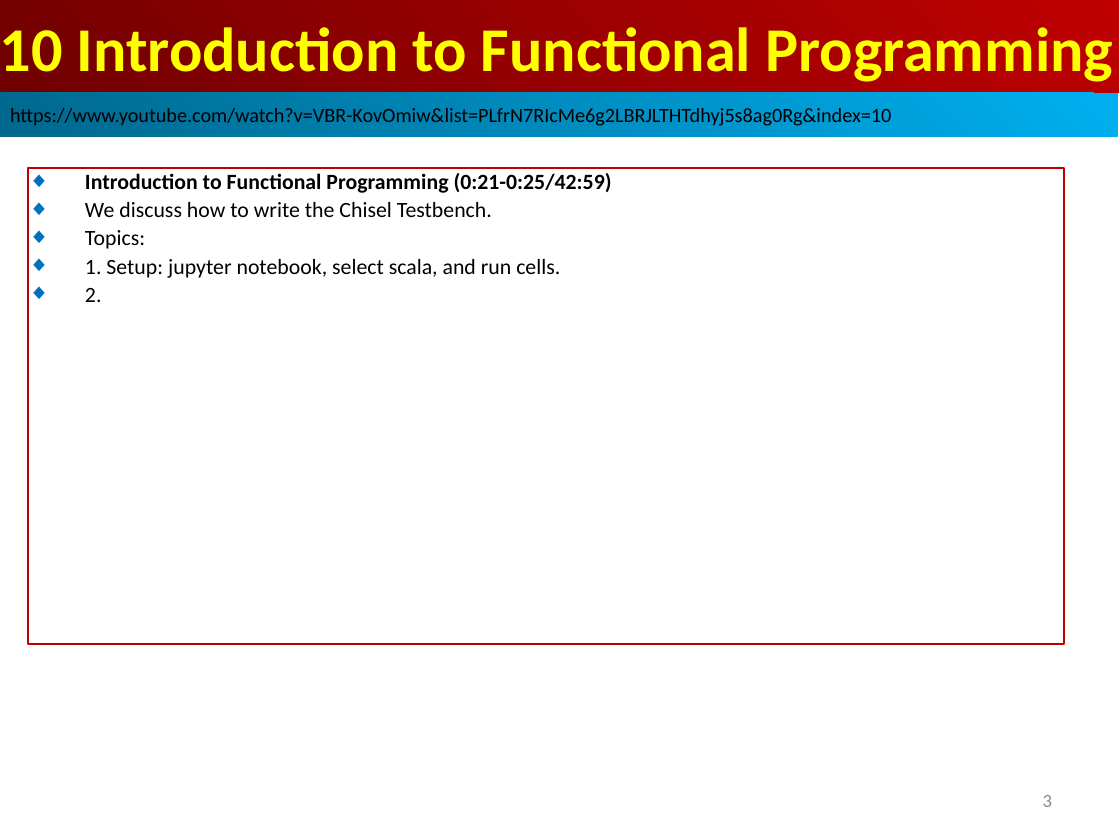
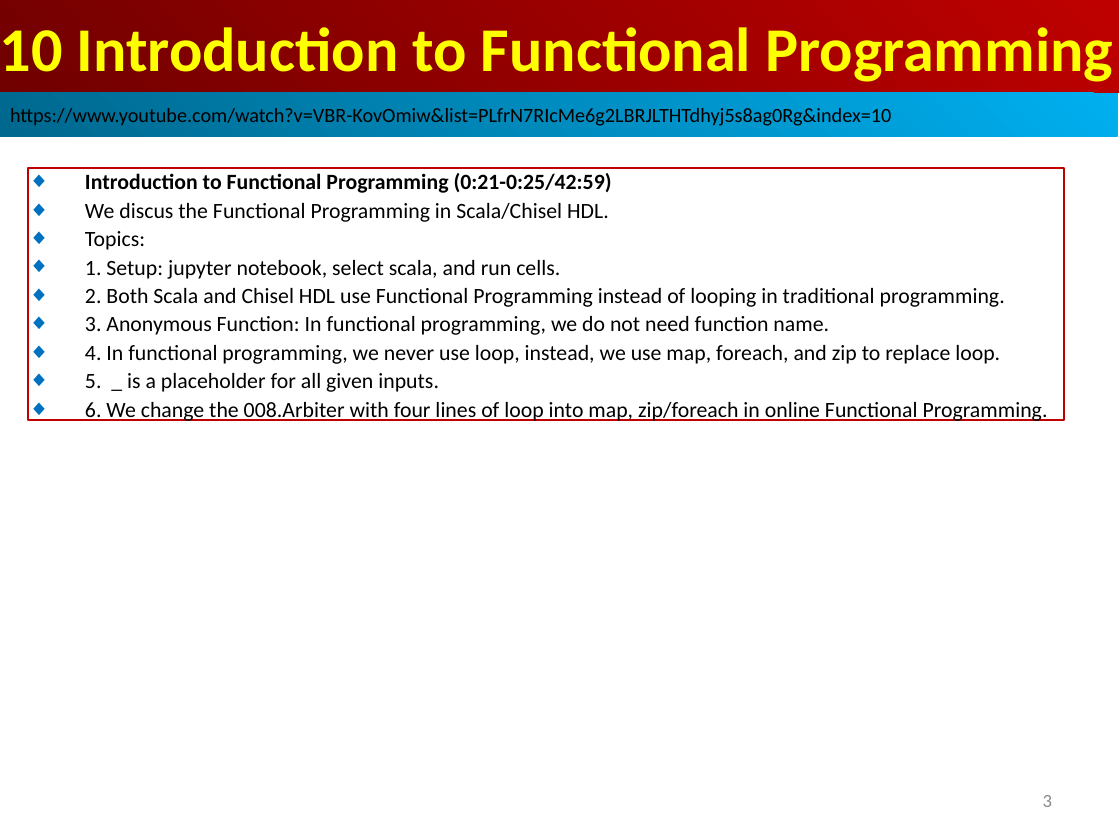
Before and after one commit to peterhchen/AIU_CS800_Chisel, a slide deck: slide 3 of 500_UCSC_HWD/010_IntroFP/000_Video/010.IntroFP.ppt. Drawn at 1120x840 pixels with LibreOffice and Linux fonts; fonts in the diff are those of the drawing. Boxes give left, top, right and bottom in pixels: in the first picture for what was removed or moved away, otherwise in the second. Text is boxed around its words. In the diff, an @@ line names an element or a change of style, - is before the commit and + after.

```diff
--- a/500_UCSC_HWD/010_IntroFP/000_Video/010.IntroFP.ppt
+++ b/500_UCSC_HWD/010_IntroFP/000_Video/010.IntroFP.ppt
@@ rectangle "Introduction to Functional Programming (0:21-0:25/42:59)": place and size @@
-rectangle "Introduction to Functional Programming (0:21-0:25/42:59)" at bbox=[28, 168, 1064, 644]
+rectangle "Introduction to Functional Programming (0:21-0:25/42:59)" at bbox=[28, 168, 1064, 420]
@@ text in rectangle at bbox=[85, 203, 609, 222]: text changed @@
-◆ We discuss how to write the Chisel Testbench.
+◆ We discus the Functional Programming in Scala/Chisel HDL.
@@ text in rectangle at bbox=[85, 288, 1048, 421]: text changed @@
-◆ 2.
+◆ 2. Both Scala and Chisel HDL use Functional Programming instead of looping in traditional programming.
+◆ 3. Anonymous Function: In functional programming, we do not need function name.
+◆ 4. In functional programming, we never use loop, instead, we use map, foreach, and zip to replace loop.
+◆ 5. _ is a placeholder for all given inputs.
+◆ 6. We change the 008.Arbiter with four lines of loop into map, zip/foreach in online Functional Programming.
```
Also in this commit, not shown: 1 other slide changed, 8 slides added.
